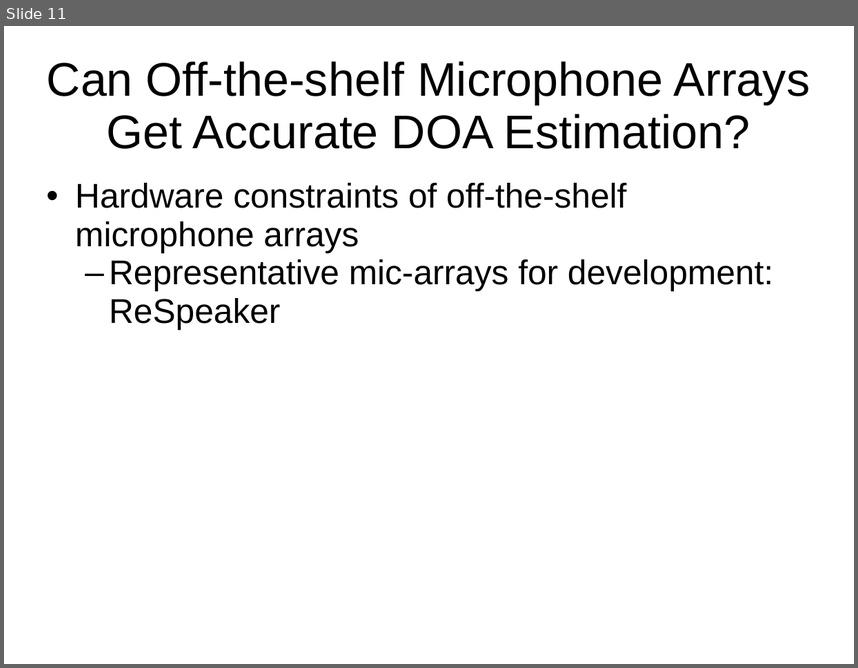
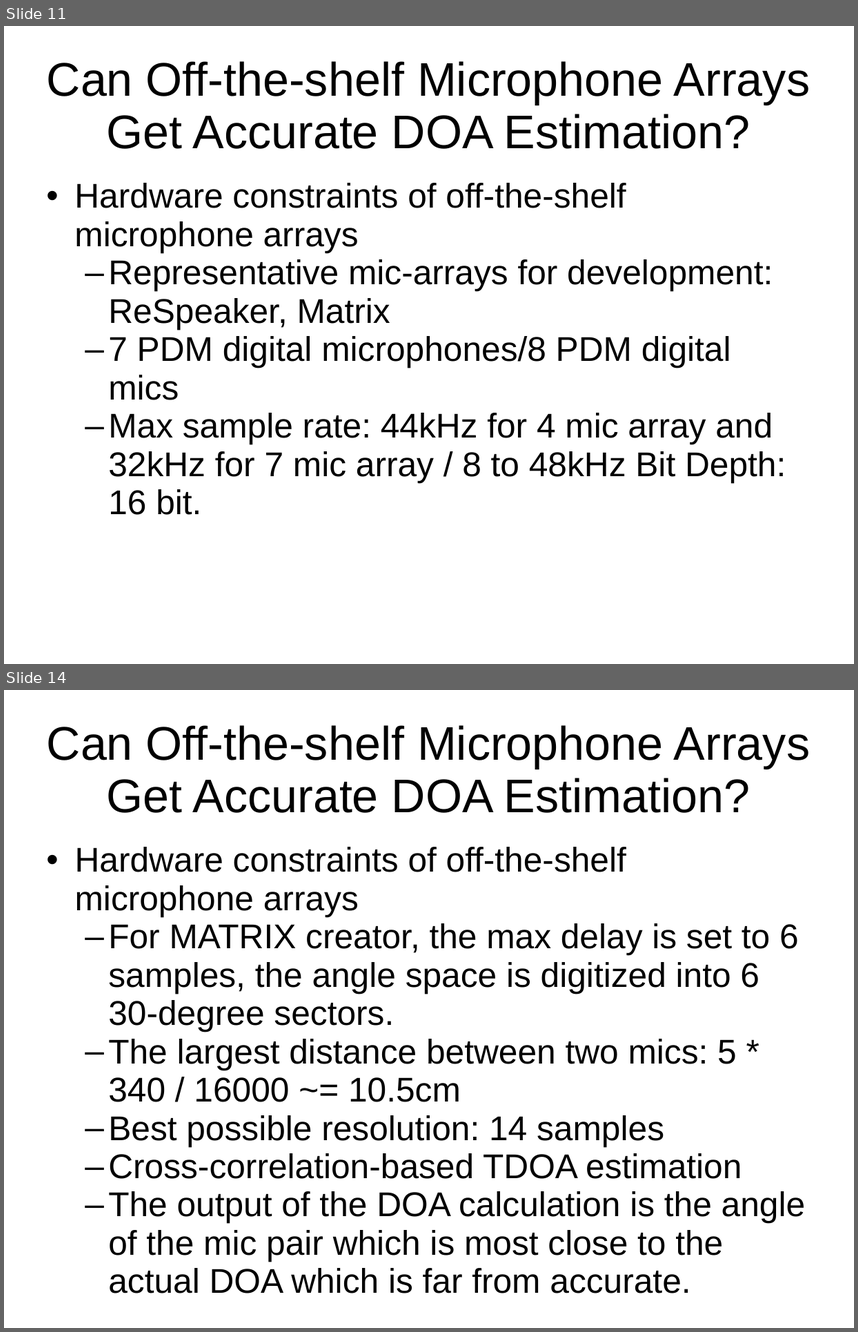
Before and after one commit to HSID/Ubuntu-Desktop, a slide deck: Enhanced-Smart-Home-Assistant.ppt. Shown one above the other, each under a label of ours: slide 11 before the commit, slides 11 and 14 after it; the slides between them are not shown. The pictures are 858x668 and 858x1332 pixels, drawn with LibreOffice and Linux fonts; fonts in the diff are those of the drawing. Boxes give left, top, right and bottom in pixels: in the first picture for what was removed or moved away, otherwise in the second. Text is boxed around its words. In the diff, an @@ line names an element or a change of style, - is before the commit and + after.

Commit message:
Update Tasks, ESHA, KnowledgeBin. Add Understanding_PDM_Digital_Audio

```diff
--- a/Enhanced-Smart-Home-Assistant.ppt
+++ b/Enhanced-Smart-Home-Assistant.ppt
@@ slide 14 added at [4,690,854,1328], background #FFFFFF @@
@@ title added at [47,725,810,813], 44 pt, text #000000 @@
+Can Off-the-shelf Microphone Arrays Get Accurate DOA Estimation?
@@ subtitle added at [75,847,805,1293], 32 pt, text #000000 @@
+• Hardware constraints of off-the-shelf microphone arrays
+  – For MATRIX creator, the max delay is set to 6 samples, the angle space is digitized into 6 30-degree sectors.
+  – The largest distance between two mics: 5 * 340 / 16000 ~= 10.5cm
+  – Best possible resolution: 14 samples
+  – Cross-correlation-based TDOA estimation
+  – The output of the DOA calculation is the angle of the mic pair which is most close to the actual DOA which is far from accurate.
@@ slide 11 changed as well @@
@@ subtitle at [108,259,786,515]: text changed @@
-  – Representative mic-arrays for development: ReSpeaker
+  – Representative mic-arrays for development: ReSpeaker, Matrix
+  – 7 PDM digital microphones/8 PDM digital mics
+  – Max sample rate: 44kHz for 4 mic array and 32kHz for 7 mic array / 8 to 48kHz Bit Depth: 16 bit.
```
Also in this commit, not shown: 16 other slides changed, 7 other slides added, 3 other files.
